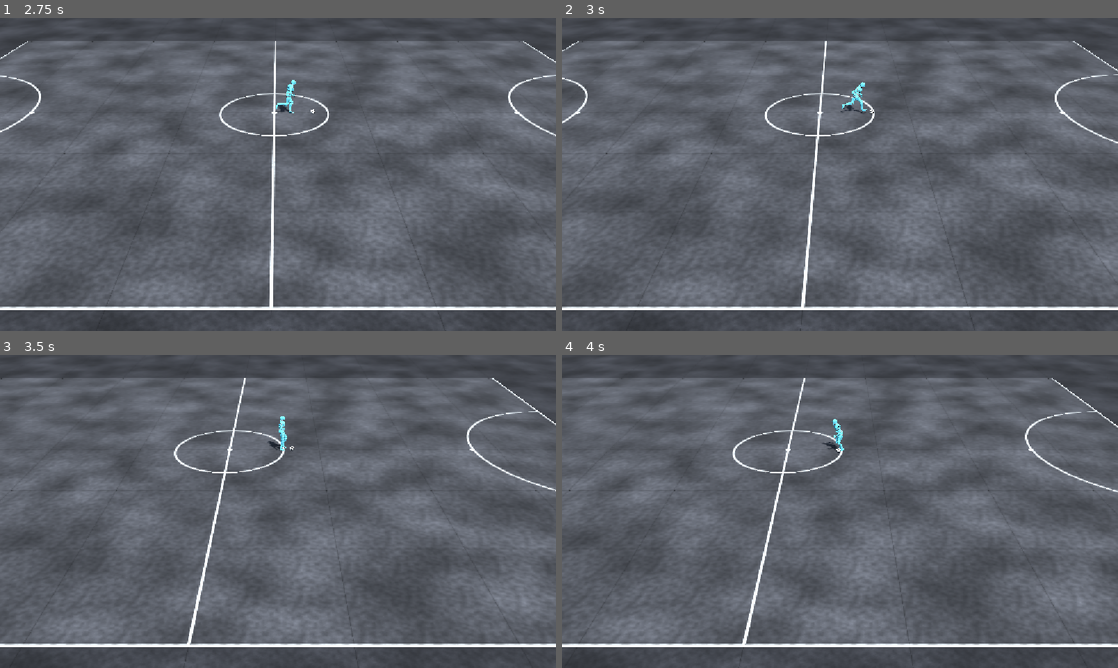
Above: before the commit, frames 1-4 (two rows, left to right).
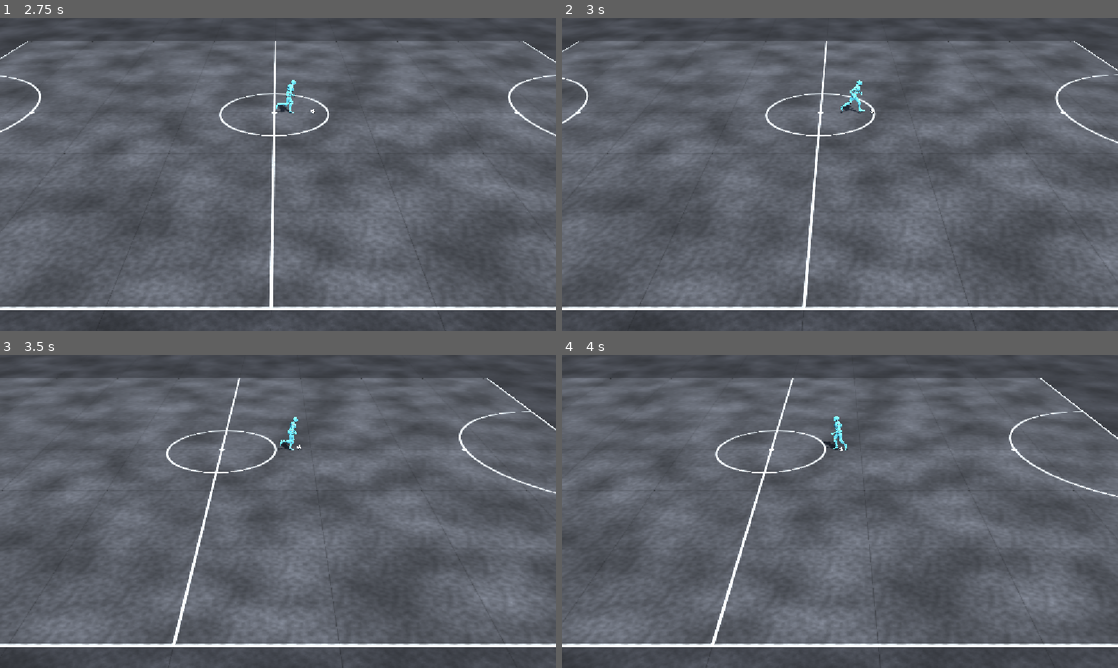
Above: after the commit, the same moments.

Repository: mertgurgenyatagi/project-deca
Game: Godot game, scene res://scenes/main.tscn
Same seed, same stepped clock (60 frames per second), same inputs: the game is played once before the commit and once after it.
Inputs (mouse positions are in pixels of both pictures, inside the frame that each line leads up to):
- Up to frame 1 (2.75 s): tap Enter at 0.5 s; move the mouse to (400, 158) at 0.52 s; hold Right (move_right) 0.53-1.25 s; hold Shift (sprint) 0.53-1.25 s; click (400, 158) at 0.67 s; tap Space at 0.77 s; drag from (166, 190) to (250, 237) at 1.27 s; move the mouse to (333, 105) at 2.02 s; hold Right (move_right) from 2.03 s (still down); hold Shift (sprint) from 2.03 s (still down)
- Up to frame 2 (3 s): release Right (move_right) at 2.75 s; release Shift (sprint) at 2.75 s; drag from (812, 237) to (673, 127) at 2.77 s
- Up to frame 3 (3.5 s): no input
- Up to frame 4 (4 s): move the mouse to (1006, 558) at 3.52 s; hold Left (move_left) from 3.53 s (still down); hold Shift (sprint) from 3.53 s (still down); tap Space at 3.77 s

Frame 1 is identical in both runs. In frame 2, 1.0% of the frame differs, in the area x 0-100%, y 7-98%; in frame 3, 2.8%; in frame 4, 5.9%, in the area x 0-100%, y 7-100%.

Commit message:
While a change waits for the ball, drift toward the turn or ease off for a stop
Co-Authored-By: Claude Opus 5.5 <noreply@anthropic.com>

Diff:
--- a/tavernaball/scripts/dribble.gd
+++ b/tavernaball/scripts/dribble.gd
@@ -82,6 +82,11 @@
 ## A held ball this close to the hips (m) counts as at the feet: a waiting
 ## change of direction can be made with a touch.
 @export var control_reach := 0.5
+## While a turn waits for the ball, the player drifts this far toward it
+## (degrees, at a 90° turn or more; less for smaller turns).
+@export var approach_angle := 12.0
+## While a stop waits for the ball, the player eases off to this share of speed.
+@export var stop_ease := 0.85
 
 const PREDICT_STEP := 1.0 / 60.0
 const PREDICT_HORIZON := 2.5
@@ -134,6 +139,9 @@
 var _raw_sprint := false
 var _latched_input := Vector2.ZERO
 var _latched_sprint := false
+## What the player actually moves on: the latched input, adjusted while a
+## change waits (see gate_input).
+var _effective_input := Vector2.ZERO
 var _was_pending := false
 
 @onready var _player: Player = get_parent()
@@ -178,11 +186,23 @@
 	_raw_input = raw
 	if not holding():
 		_latched_input = raw
+		_effective_input = raw
 		return raw
-	if _direction_pending() and _latched_input == Vector2.ZERO and _player.action == Player.Action.NONE:
-		var to_ball := _ground(ball.position) - _hips()
-		return Vector2.ZERO if to_ball.length() <= control_reach else to_ball.normalized()
-	return _latched_input
+	_effective_input = _latched_input
+	if _direction_pending() and _player.action == Player.Action.NONE:
+		if _latched_input == Vector2.ZERO:
+			var to_ball := _ground(ball.position) - _hips()
+			_effective_input = Vector2.ZERO if to_ball.length() <= control_reach else to_ball.normalized()
+		elif raw == Vector2.ZERO:
+			# A stop is coming: ease off a little on the way to the ball.
+			_effective_input = _latched_input * stop_ease
+		else:
+			# A turn is coming: drift slightly toward it, so the foot meets the
+			# ball from a slightly different angle, already setting up the turn.
+			var turn := _player.turn_for(raw)
+			var share := clampf(absf(turn) / (PI * 0.5), 0.0, 1.0)
+			_effective_input = _latched_input.rotated(-signf(turn) * deg_to_rad(approach_angle) * share)
+	return _effective_input
 
 
 ## Sprint the player may act on: with the ball, it changes only at a touch.
@@ -227,6 +247,7 @@
 func _latch() -> void:
 	_latched_input = _raw_input
 	_latched_sprint = _raw_sprint
+	_effective_input = _raw_input
 
 
 ## The pickup rule: a loose ball close enough, unless this player just let it
@@ -322,7 +343,7 @@
 
 func _sim_step(s: Sim, dt: float) -> void:
 	var p := _player
-	var input := _latched_input
+	var input := _effective_input
 	var top := p.sprint_speed if _latched_sprint else p.move_speed
 	var accel := p.sprint_acceleration if _latched_sprint else p.acceleration
 	var speed := s.speed
Not shown, changed: docs/touch-dribbling.md
